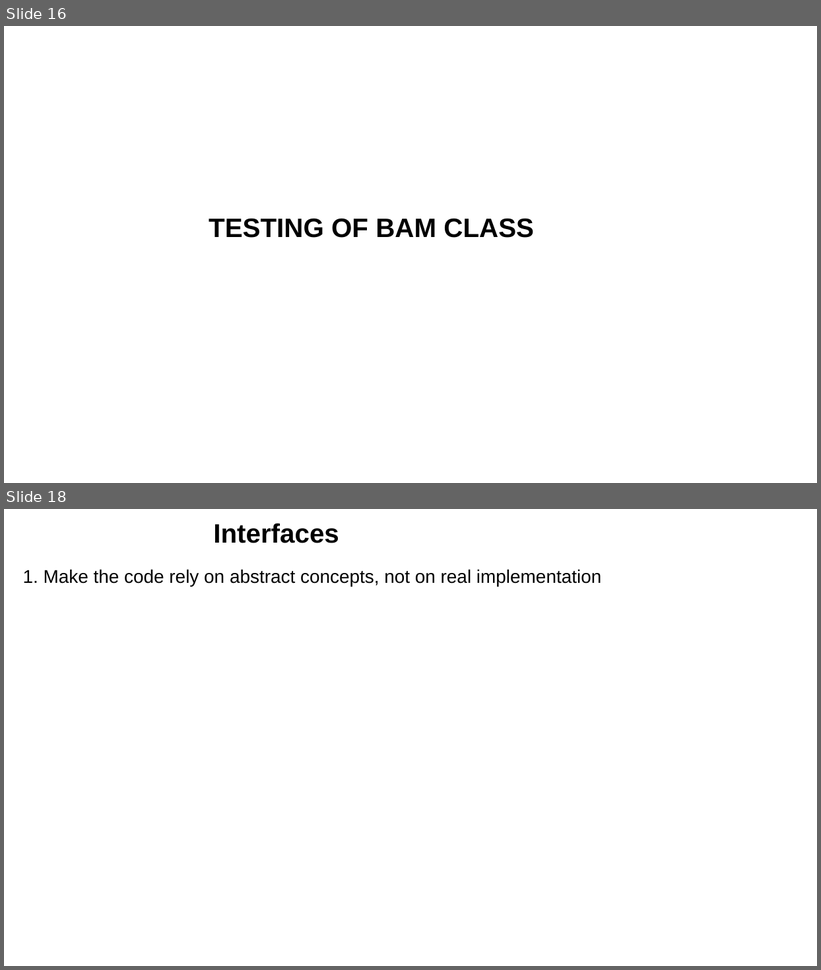
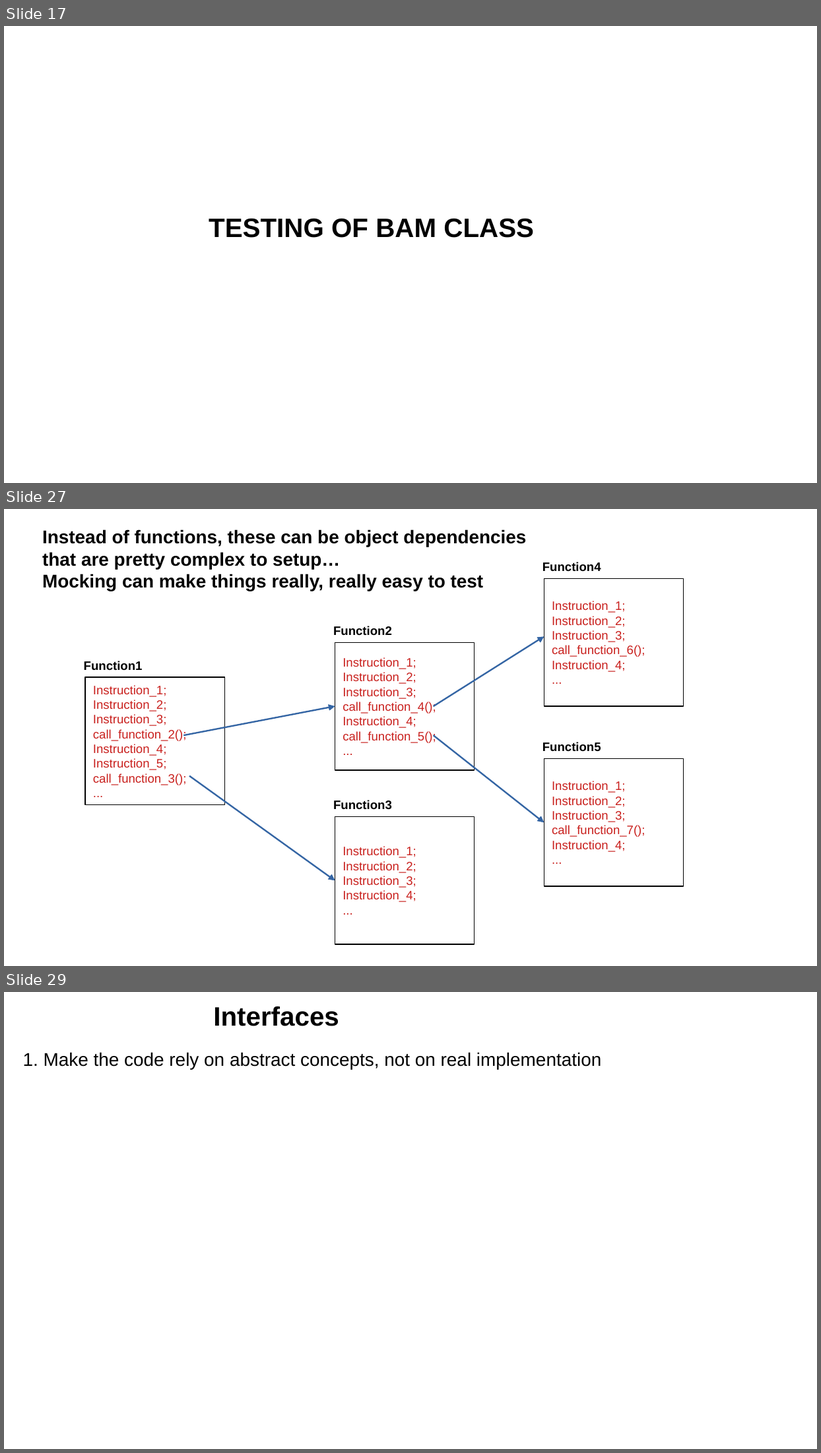
Before and after one commit to leoisl/mocking_grp_meeting, a slide deck: slides/slides.odp. Shown one above the other, each under a label of ours: slides 16 and 18 before the commit, slides 17, 27 and 29 after it; the slides between them are not shown. The pictures are 821x970 and 821x1453 pixels, drawn with LibreOffice and Linux fonts; fonts in the diff are those of the drawing. Boxes give left, top, right and bottom in pixels: in the first picture for what was removed or moved away, otherwise in the second. Text is boxed around its words. In the diff, an @@ line names an element or a change of style, - is before the commit and + after.

```diff
--- a/slides/slides.odp
+++ b/slides/slides.odp
@@ slide 27 added at bbox=[4, 509, 817, 966], background #FFFFFF @@
@@ text added at bbox=[42, 529, 526, 591], 18 pt, text #000000, bold @@
+Instead of functions, these can be object dependencies
+that are pretty complex to setup…
+Mocking can make things really, really easy to test
@@ text added at bbox=[543, 562, 601, 571], 12 pt, text #000000, bold @@
+Function4
@@ rectangle added at bbox=[544, 578, 684, 706], outline #000000 0.99 pt, 12 pt, text #C9211E @@
+Instruction_1;
+Instruction_2;
+Instruction_3;
+call_function_6();
+Instruction_4;
+...
@@ text added at bbox=[333, 626, 392, 636], 12 pt, text #000000, bold @@
+Function2
@@ rectangle added at bbox=[335, 642, 475, 770], outline #000000 0.99 pt, 12 pt, text #C9211E @@
+Instruction_1;
+Instruction_2;
+Instruction_3;
+call_function_4();
+Instruction_4;
+call_function_5();
+...
@@ arrow added from (434, 707) to (544, 636), #3465A4 1.5 pt @@
@@ arrow added from (434, 707) to (544, 636), #3465A4 0 pt @@
@@ text added at bbox=[84, 661, 143, 670], 12 pt, text #000000, bold @@
+Function1
@@ rectangle added at bbox=[85, 677, 224, 805], outline #000000 0.99 pt, 12 pt, text #C9211E @@
+Instruction_1;
+Instruction_2;
+Instruction_3;
+call_function_2();
+Instruction_4;
+Instruction_5;
+call_function_3();
+...
@@ arrow added from (184, 735) to (335, 707), #3465A4 0 pt @@
@@ arrow added from (184, 735) to (335, 707), #3465A4 1.5 pt @@
@@ arrow added from (434, 735) to (544, 823), #3465A4 1.5 pt @@
@@ arrow added from (434, 735) to (544, 823), #3465A4 0 pt @@
@@ text added at bbox=[543, 742, 601, 752], 12 pt, text #000000, bold @@
+Function5
@@ rectangle added at bbox=[544, 759, 684, 887], outline #000000 0.99 pt, 12 pt, text #C9211E @@
+Instruction_1;
+Instruction_2;
+Instruction_3;
+call_function_7();
+Instruction_4;
+...
@@ arrow added from (189, 776) to (335, 881), #3465A4 1.5 pt @@
@@ arrow added from (190, 776) to (335, 881), #3465A4 0 pt @@
@@ text added at bbox=[333, 800, 392, 810], 12 pt, text #000000, bold @@
+Function3
@@ rectangle added at bbox=[335, 817, 475, 945], outline #000000 0.99 pt, 12 pt, text #C9211E @@
+Instruction_1;
+Instruction_2;
+Instruction_3;
+Instruction_4;
+...
@@ what was slide 16 is now slide 17 @@
@@ what was slide 18 is now slide 29 @@
```
Also in this commit, not shown: 7 slides changed, 12 other slides added, 2 slides removed, 8 other files.
